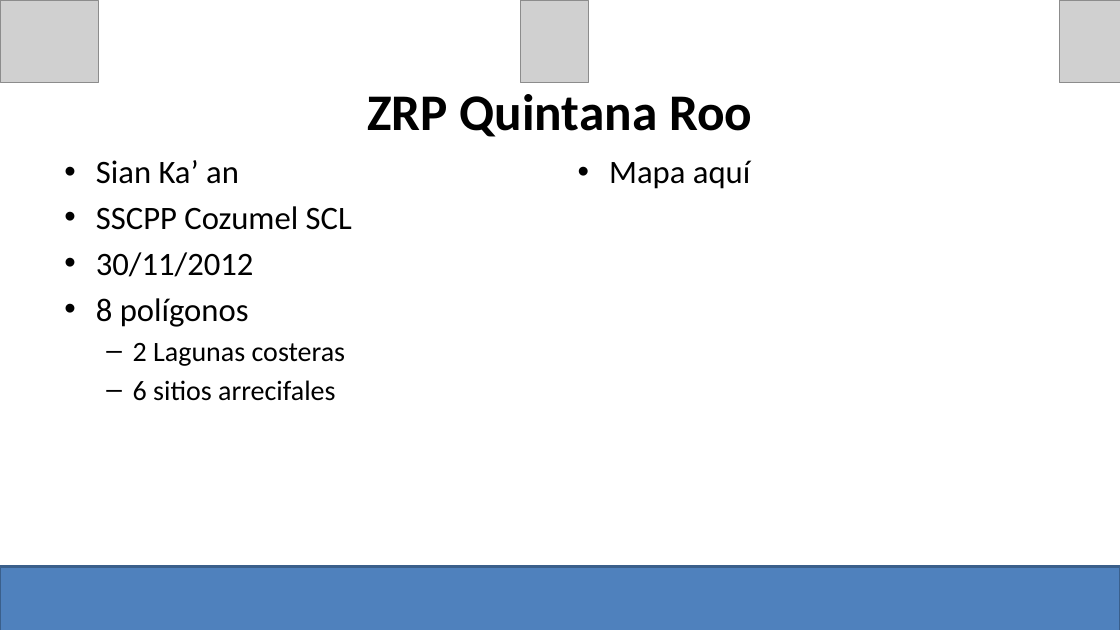
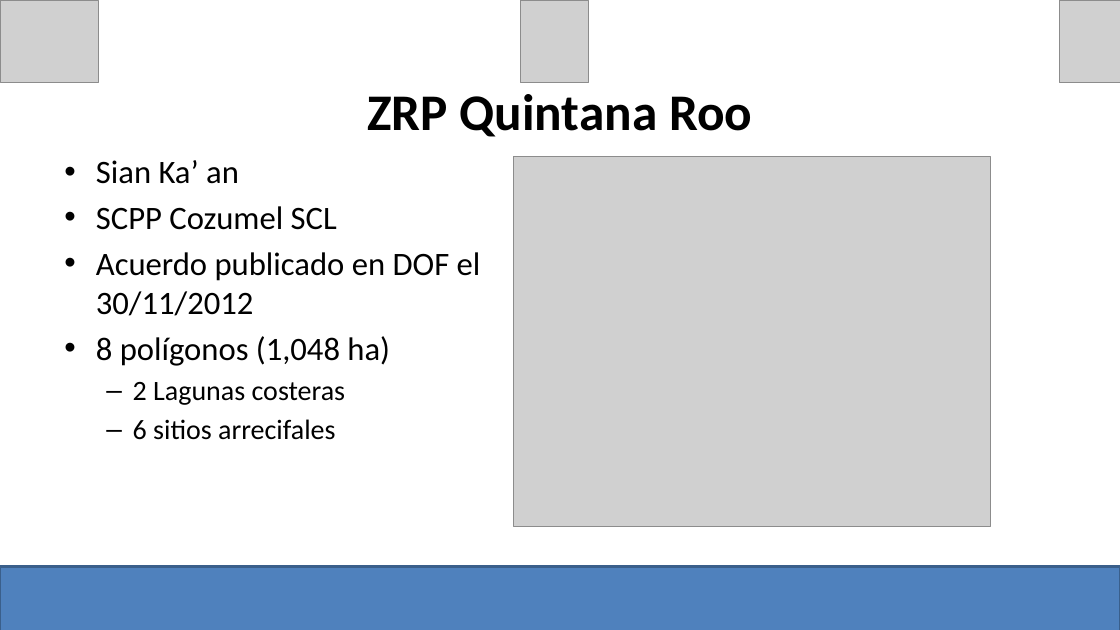
Before and after one commit to turfeffect/Docs, a slide deck: slide 13 of Presentations/Workshop in Mexico/Mexico Workshop.pptx (slide 11 before the commit). Drawn at 1120x630 pixels with LibreOffice and Linux fonts; fonts in the diff are those of the drawing; grey boxes stand for pictures. Boxes give left, top, right and bottom in pixels: in the first picture for what was removed or moved away, otherwise in the second. Text is boxed around its words. In the diff, an @@ line names an element or a change of style, - is before the commit and + after.

```diff
--- a/Presentations/Workshop in Mexico/Mexico Workshop.pptx
+++ b/Presentations/Workshop in Mexico/Mexico Workshop.pptx
@@ picture added at <box>513,156,990,527</box> @@
@@ text removed at <box>609,160,750,189</box> @@
-• Mapa aquí
@@ text at <box>96,206,481,366</box>: text changed @@
-• SSCPP Cozumel SCL
-• 30/11/2012
-• 8 polígonos
+• SCPP Cozumel SCL
+• Acuerdo publicado en DOF el 30/11/2012
+• 8 polígonos (1,048 ha)
```
Also in this commit, not shown: 14 other slides changed, 1 slide added, 2 slides removed.
